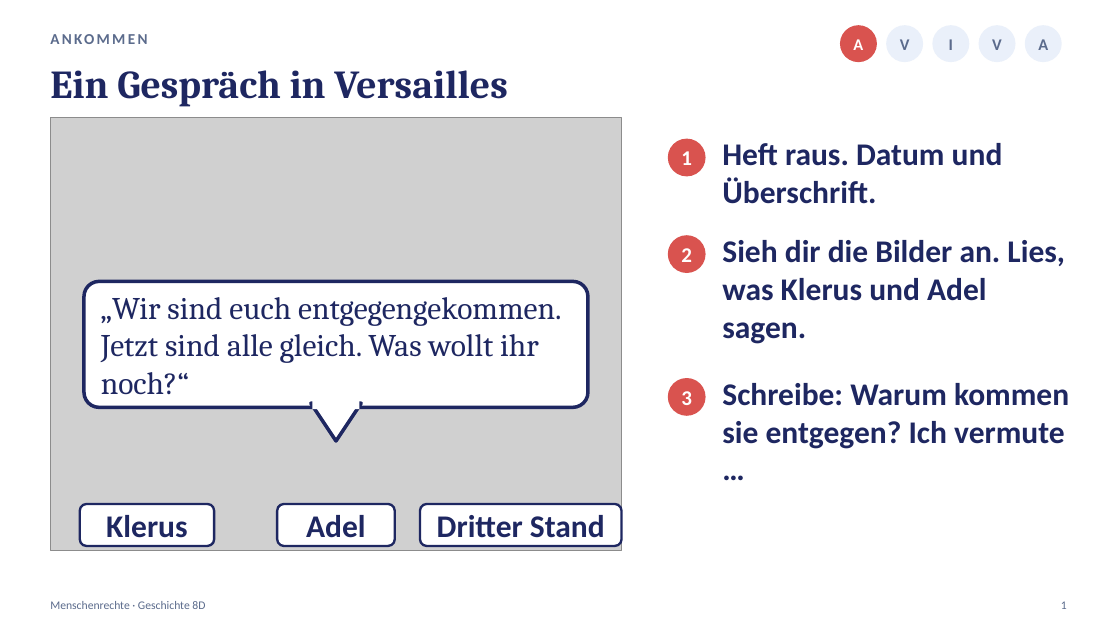
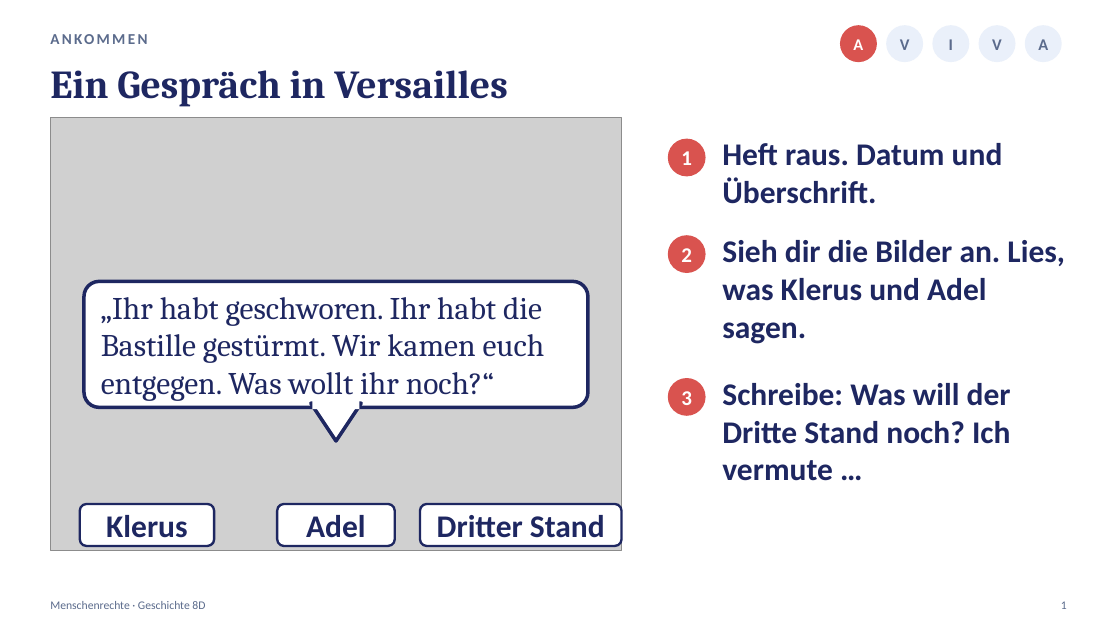
Before and after one commit to golzkonstantin-gif/Schule, a slide deck: slide 1 of Geschichte_8D/Stunde4_Menschenrechte/Praesentation_Stunde4_Menschenrechte_8D.pptx. Drawn at 1120x630 pixels with LibreOffice and Linux fonts; fonts in the diff are those of the drawing; grey boxes stand for pictures. Boxes give left, top, right and bottom in pixels: in the first picture for what was removed or moved away, otherwise in the second. Text is boxed around its words. In the diff, an @@ line names an element or a change of style, - is before the commit and + after.

```diff
--- a/Geschichte_8D/Stunde4_Menschenrechte/Praesentation_Stunde4_Menschenrechte_8D.pptx
+++ b/Geschichte_8D/Stunde4_Menschenrechte/Praesentation_Stunde4_Menschenrechte_8D.pptx
@@ text at [101, 297, 545, 402]: text changed @@
-„Wir sind euch entgegengekommen. Jetzt sind alle gleich. Was wollt ihr noch?“
+„Ihr habt geschworen. Ihr habt die Bastille gestürmt. Wir kamen euch entgegen. Was wollt ihr noch?“
@@ text at [722, 383, 1011, 481]: text changed @@
-Schreibe: Warum kommen sie entgegen? Ich vermute …
+Schreibe: Was will der Dritte Stand noch? Ich vermute …
```
Also in this commit, not shown: 17 other slides changed, 2 slides added, 3 slides removed, 16 other files.
